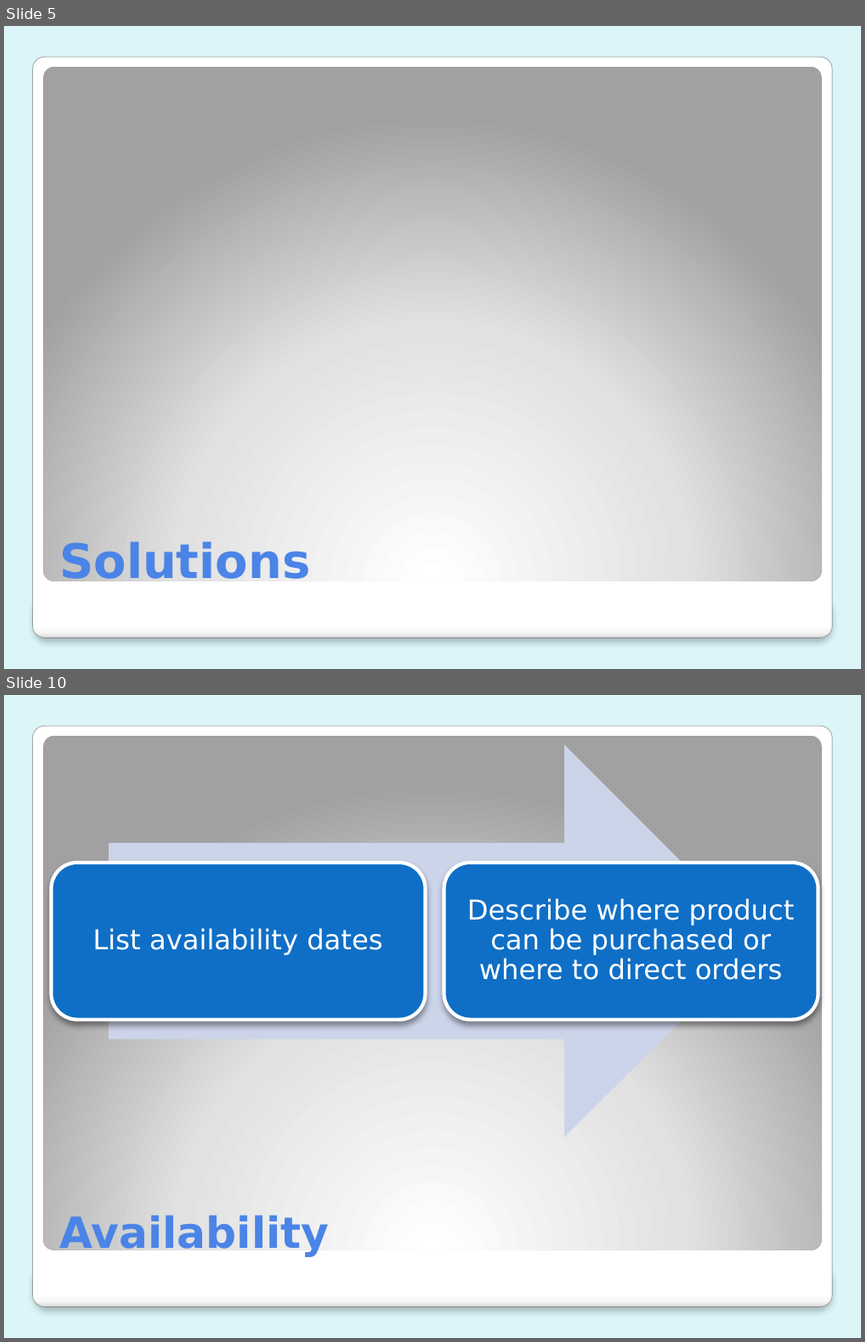
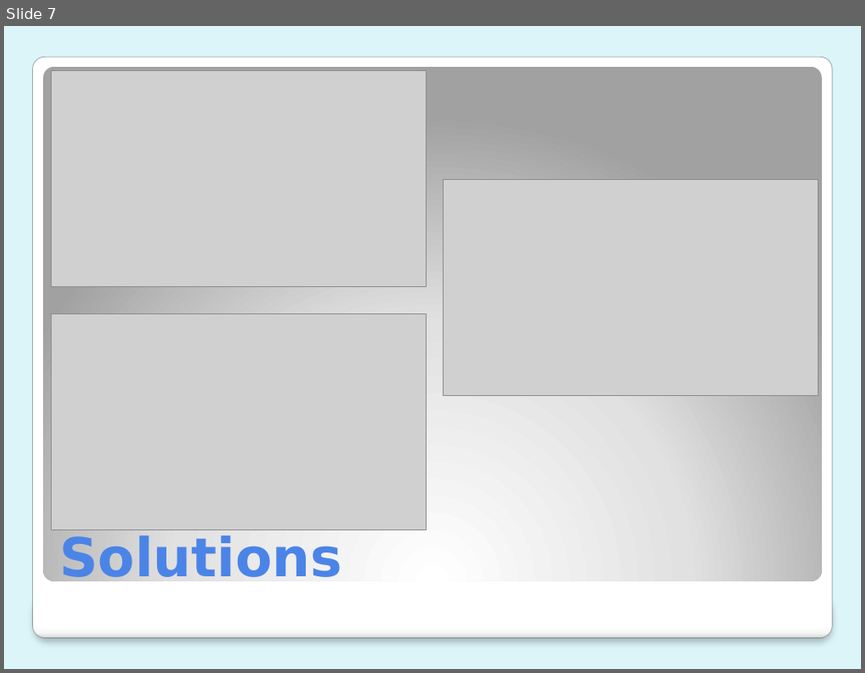
Before and after one commit to mlbelchez/Project---TENTREP, a slide deck: Presentation/PPT/Presentation 3.pptx. Shown one above the other, each under a label of ours: slides 5 and 10 before the commit, slide 7 after it; the slides between them are not shown. The pictures are 865x1342 and 865x673 pixels, drawn with LibreOffice and Linux fonts; fonts in the diff are those of the drawing; grey boxes stand for pictures. Boxes give left, top, right and bottom in pixels: in the first picture for what was removed or moved away, otherwise in the second. Text is boxed around its words. In the diff, an @@ line names an element or a change of style, - is before the commit and + after.

```diff
--- a/Presentation/PPT/Presentation 3.pptx
+++ b/Presentation/PPT/Presentation 3.pptx
@@ slide 10 removed at <box>4,695,861,1338</box>, background #DBF5F9; not listed: 3 template elements that a slide beside it also shows @@
@@ group removed at <box>51,744,818,1137</box>: 2 rounded rectangles, 2 texts, 1 right arrow @@
-List availability dates
-Describe where product can be purchased or where to direct orders
@@ title removed at <box>59,1212,329,1257</box> @@
-Availability
@@ what was slide 5 is now slide 7 @@
@@ slide 7 changed as well @@
@@ picture added at <box>51,70,426,286</box> @@
@@ picture added at <box>443,179,818,395</box> @@
@@ picture added at <box>51,314,426,530</box> @@
@@ title "Solutions" at <box>59,533,341,587</box>: size 40 to 45 pt @@
```
Also in this commit, not shown: 3 other slides changed, 25 slides added, 5 other slides removed.
